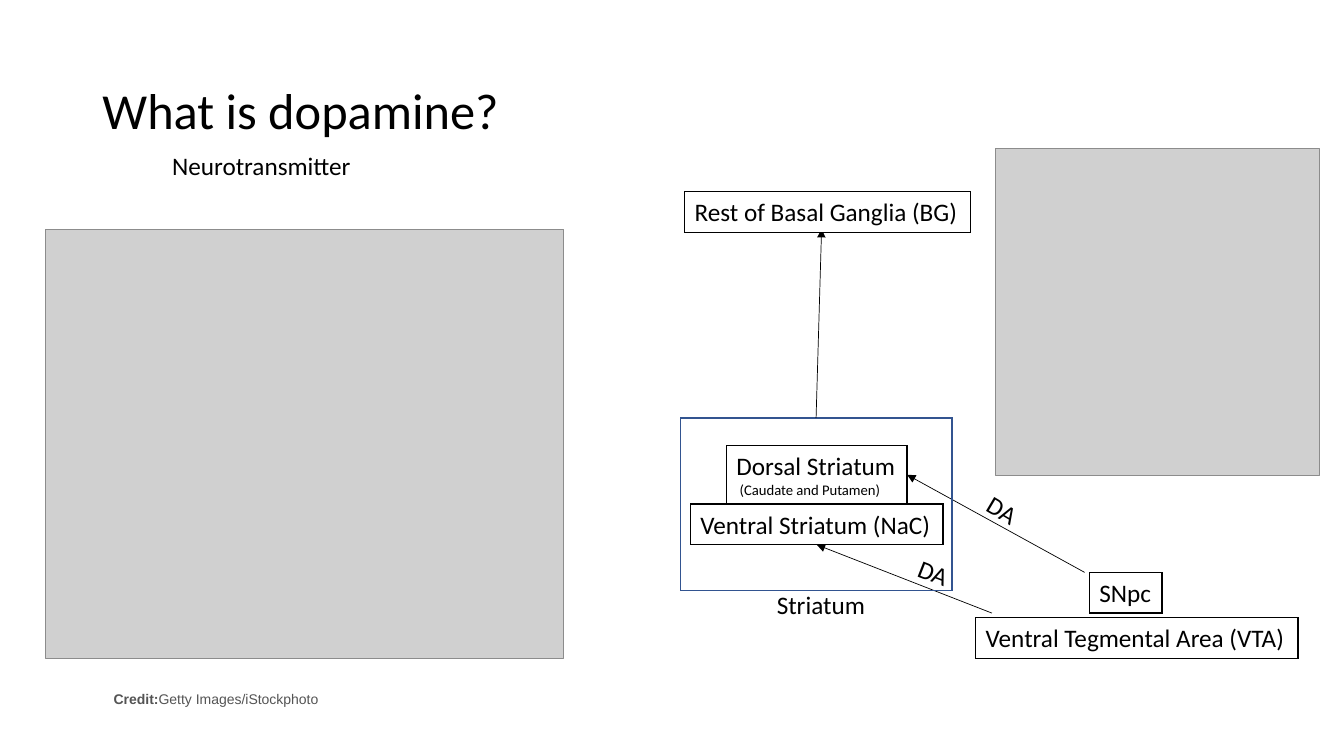
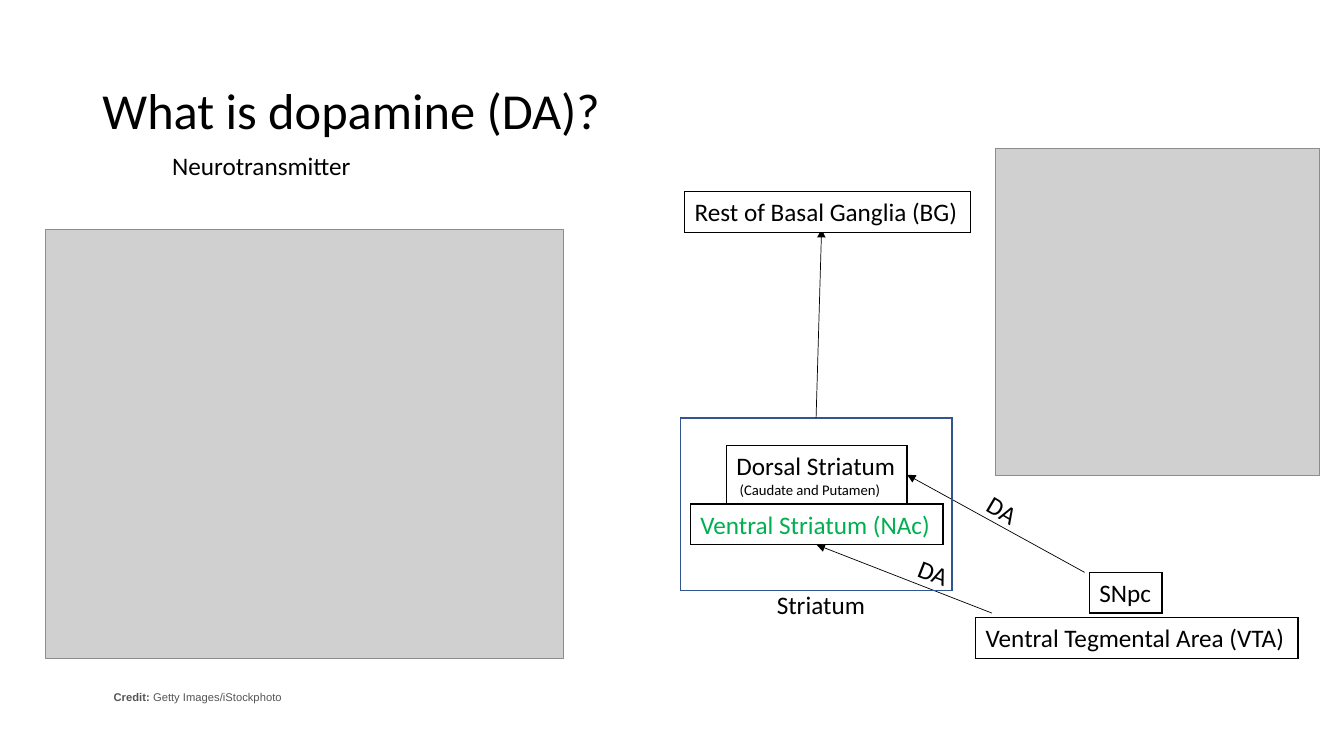
Before and after one commit to gpagnier/rampAnalysis, a slide deck: slide 2 of BortonLabMeeting12.7.pptx. Drawn at 1344x756 pixels with LibreOffice and Linux fonts; fonts in the diff are those of the drawing; grey boxes stand for pictures. Boxes give left, top, right and bottom in pixels: in the first picture for what was removed or moved away, otherwise in the second. Text is boxed around its words. In the diff, an @@ line names an element or a change of style, - is before the commit and + after.

```diff
--- a/BortonLabMeeting12.7.pptx
+++ b/BortonLabMeeting12.7.pptx
@@ title at [102, 92, 600, 137]: text changed @@
-What is dopamine?
+What is dopamine (DA)?
@@ text in rectangle at [700, 515, 930, 538]: text changed; text colour #000000 to #00B050 @@
-Ventral Striatum (NaC)
+Ventral Striatum (NAc)
@@ text at [114, 693, 282, 703]: text changed; size 10 to 8 pt @@
-Credit:Getty Images/iStockphoto
+Credit: Getty Images/iStockphoto
```
Also in this commit, not shown: 6 other slides changed, 3 slides added, 2 slides removed.
